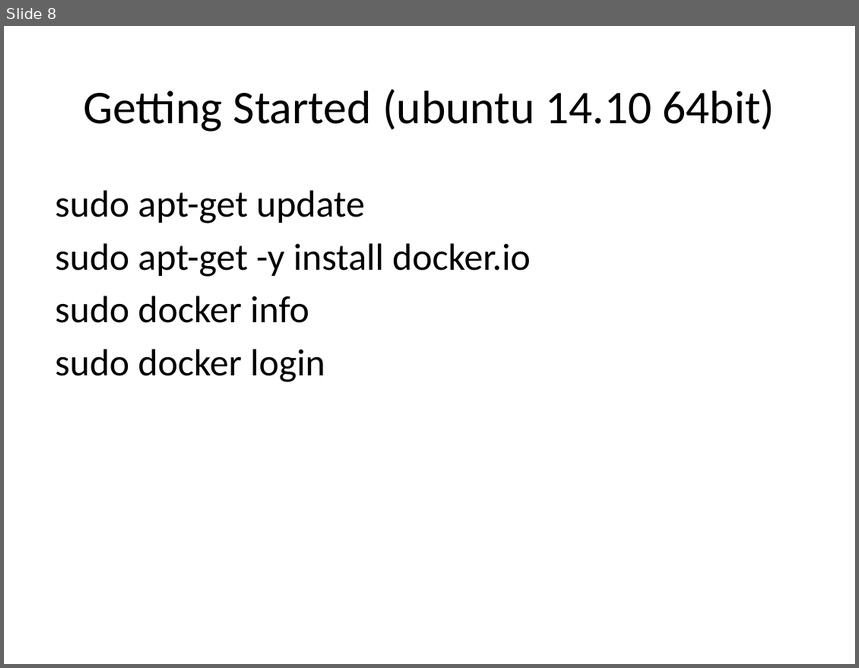
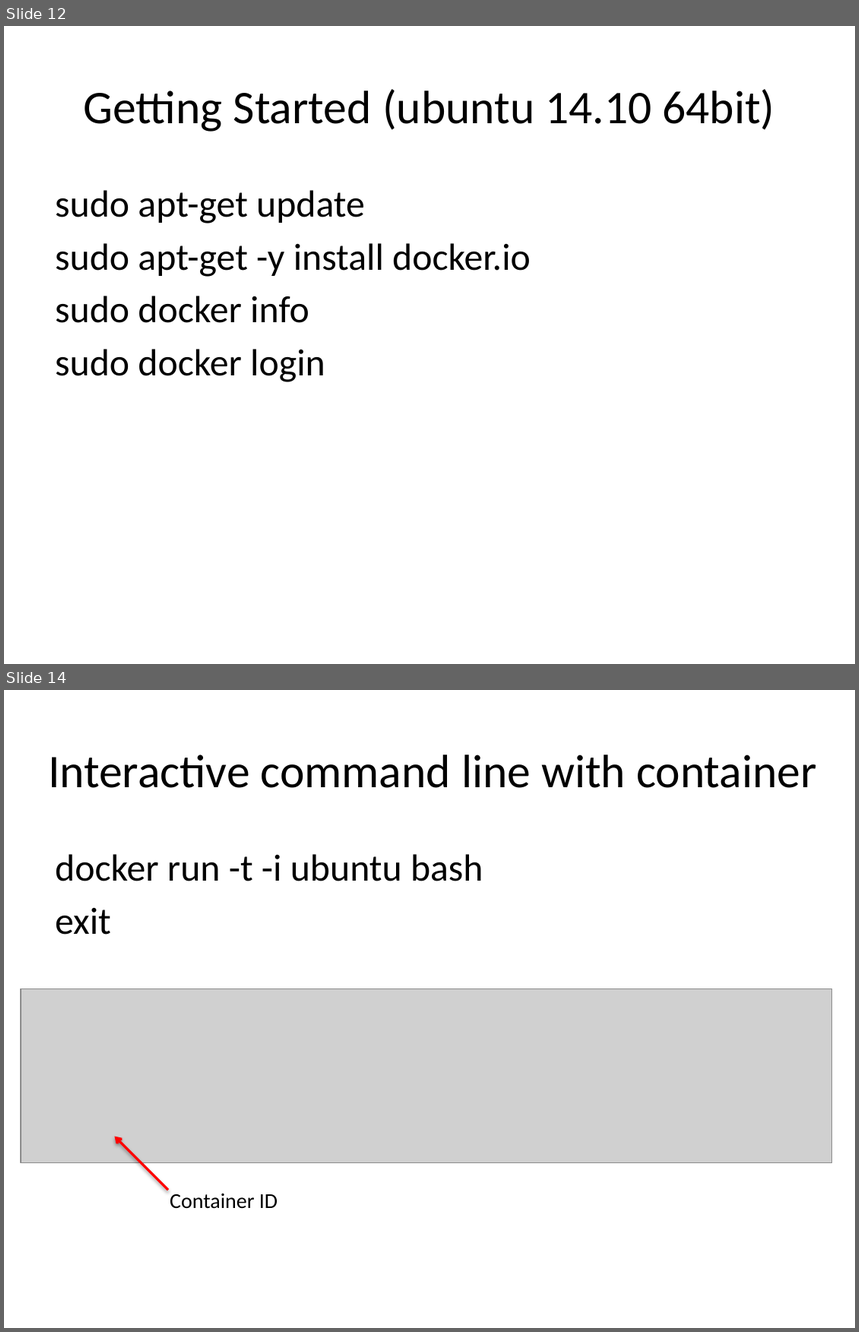
Before and after one commit to jerrywu2013/Docker, a slide deck: Docker.pptx. Shown one above the other, each under a label of ours: slide 8 before the commit, slides 12 and 14 after it; the slides between them are not shown. The pictures are 859x668 and 859x1332 pixels, drawn with LibreOffice and Linux fonts; fonts in the diff are those of the drawing; grey boxes stand for pictures; background and template pictures are left out. Boxes give left, top, right and bottom in pixels: in the first picture for what was removed or moved away, otherwise in the second. Text is boxed around its words. In the diff, an @@ line names an element or a change of style, - is before the commit and + after.

```diff
--- a/Docker.pptx
+++ b/Docker.pptx
@@ slide 14 added at box(4, 690, 855, 1328), background picture (left out) @@
@@ title added at box(48, 755, 817, 788), 39.6 pt, text #000000 @@
+Interactive command line with container
@@ text added at box(55, 854, 484, 935), 32 pt, text #000000 @@
+docker run -t -i ubuntu bash
+exit
@@ picture added at box(21, 989, 832, 1163) @@
@@ arrow added from (168, 1191) to (115, 1137), #FF0000 2 pt @@
@@ text added at box(170, 1194, 278, 1209), 18 pt, text #000000 @@
+Container ID
@@ what was slide 8 is now slide 12 @@
```
Also in this commit, not shown: 2 slides changed, 10 other slides added.
